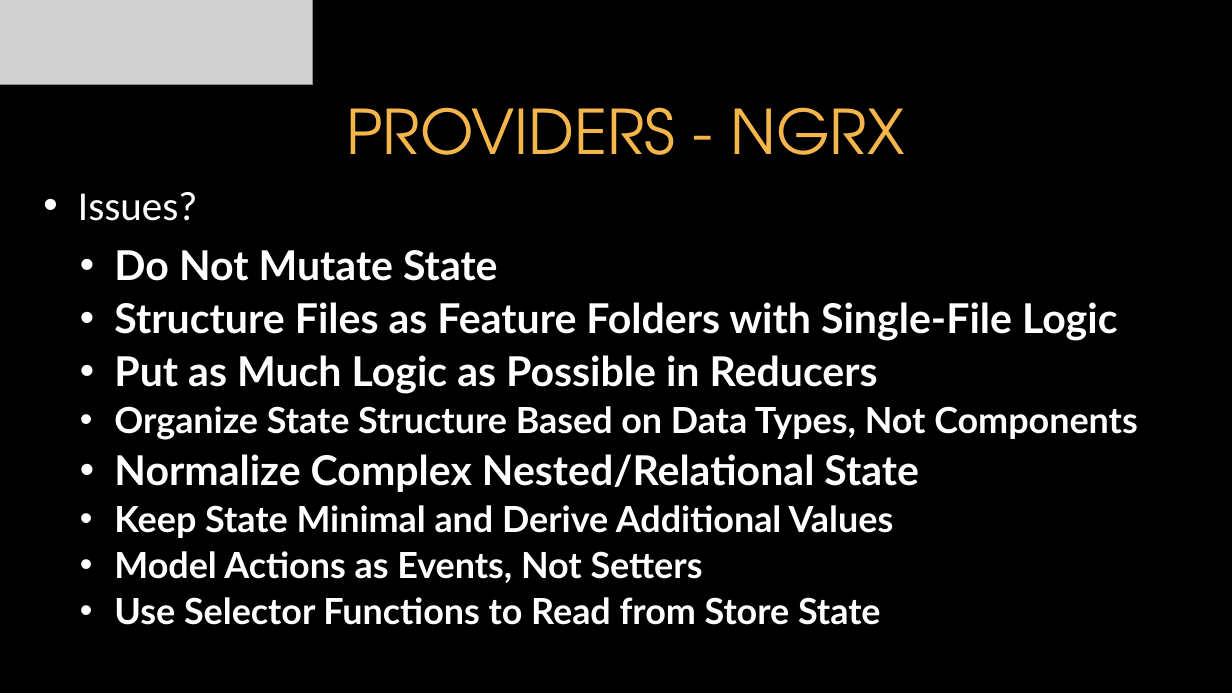
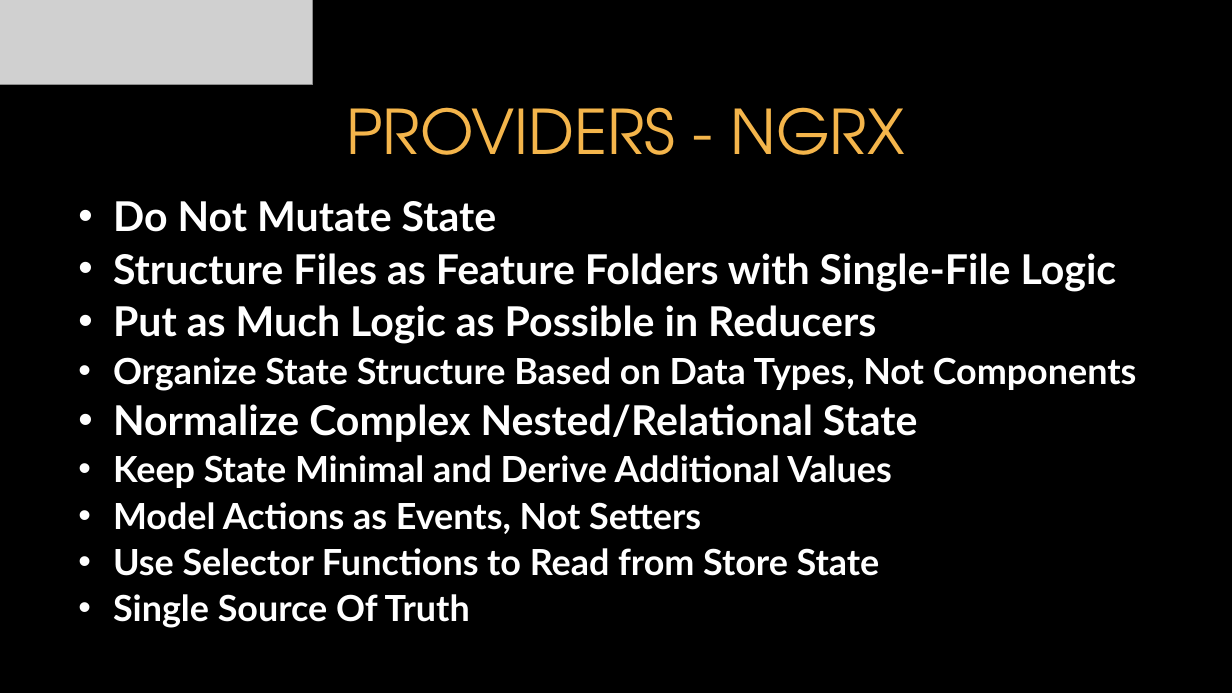
Before and after one commit to itenium-be/Redux, a slide deck: slide 8 of Redux.pptx. Drawn at 1232x693 pixels with LibreOffice and Linux fonts; fonts in the diff are those of the drawing; grey boxes stand for pictures; background and template pictures are left out. Boxes give left, top, right and bottom in pixels: in the first picture for what was removed or moved away, otherwise in the second. Text is boxed around its words. In the diff, an @@ line names an element or a change of style, - is before the commit and + after.

Commit message:
pptx

```diff
--- a/Redux.pptx
+++ b/Redux.pptx
@@ text "Do Not Mutate State": place and size @@
-text "Do Not Mutate State" at bbox=[114, 250, 1138, 625]
+text "Do Not Mutate State" at bbox=[113, 201, 1137, 628]
@@ text removed at bbox=[78, 192, 198, 221] @@
-• Issues?
@@ text at bbox=[113, 594, 470, 628]: paragraph added @@
+  • Single Source Of Truth
```
